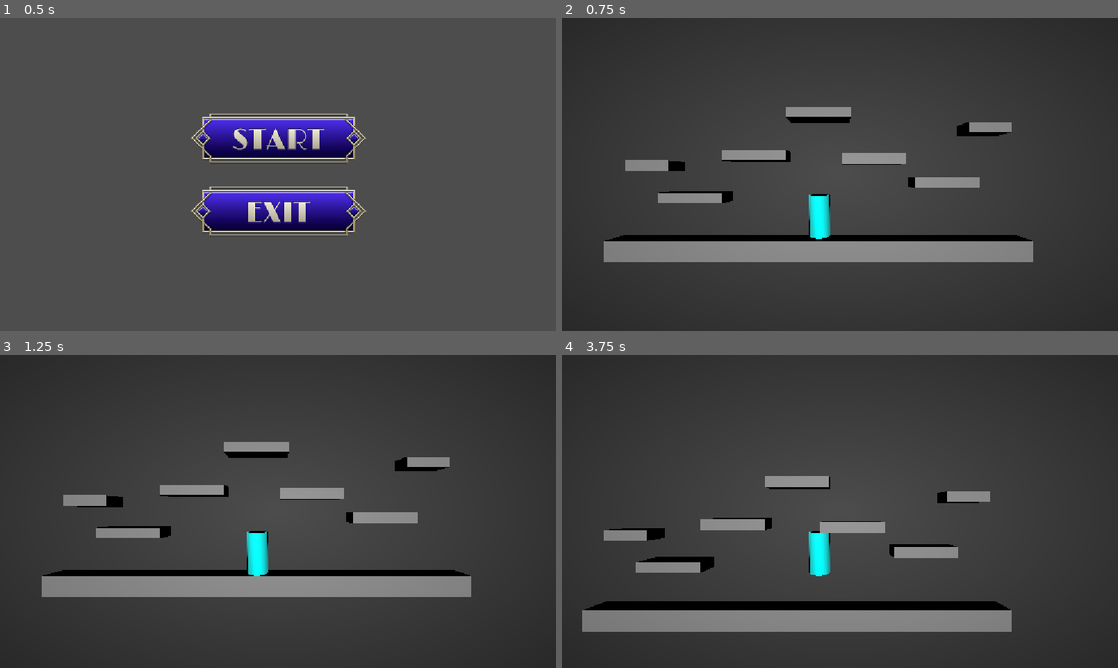
Above: before the commit, frames 1-4 (two rows, left to right).
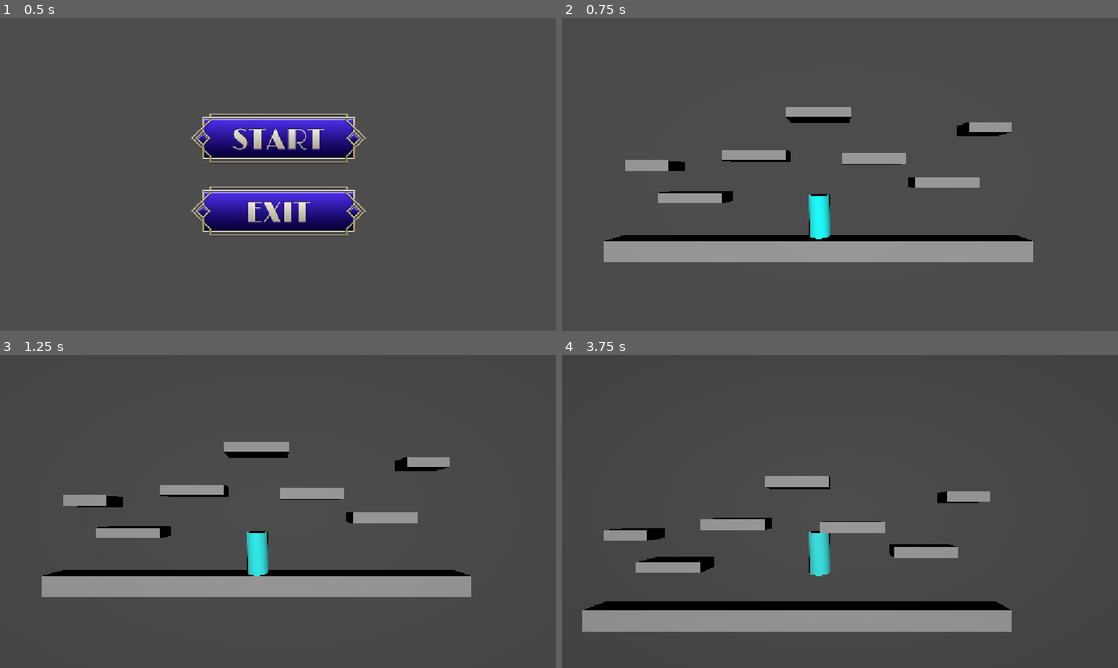
Above: after the commit, the same moments.

Repository: JoesRealAccount/ggj_2026
Game: Godot game, scene res://main_screen.tscn
Two runs of this game, one before a commit and one after it. Both use one fixed random seed, a clock stepped at 60 frames per second and the inputs below.
Inputs (mouse positions are in pixels of both pictures, inside the frame that each line leads up to):
- Up to frame 1 (0.5 s): no input
- Up to frame 2 (0.75 s): click (840, 136) at 0.5 s
- Up to frame 3 (1.25 s): no input
- Up to frame 4 (3.75 s): tap Enter at 1.25 s; hold D (move_right) 1.28-2.03 s; tap W (jump) at 1.52, 2.27 s; hold Escape (back_to_menu) 2.03-2.75 s; click (840, 473) at 2.75 s; tap Space at 3.5 s; hold D (move_right) from 3.53 s (still down)

Frame 1 is identical in both runs. In frame 2, 19% of the frame differs, in the area x 0-100%, y 0-100%; in frame 3, 3.0%; in frame 4, 0.6%.

Commit message:
working on the shader

Diff:
--- a/main_level.tscn
+++ b/main_level.tscn
@@ -67,6 +67,7 @@
 anchor_bottom = 1.0
 grow_horizontal = 2
 grow_vertical = 2
+color = Color(1, 1, 1, 0)
 script = ExtResource("4_05as6")
 _screen_overlay_rect = NodePath(".")
 
--- a/shaders/shader_manager.gd
+++ b/shaders/shader_manager.gd
@@ -4,21 +4,14 @@
 
 @export_group("Overlay Color")
 
-@export var overlay_color: Color = Color.WHITE:
-	set(new_value):
-		new_value.a = overlay_color.a
-		return new_value
 
-@export var opacity: float = 1.0:
-	set(new_value):
-		overlay_color.a = new_value
-		return new_value
-
+@export var normal_color: Color = Color(0.0, 0.0, 1.0, 0.0)
+@export var overlay_color: Color = Color.BLACK
 
 
 func _ready() -> void:
-	_screen_overlay_rect.color = overlay_color
-	# tween_to_newscale(3.0)
+	_screen_overlay_rect.color = normal_color
+	tween_to_newscale(3.0)
 
 func tween_to_newscale(tween_time_sec: float):
 	get_tree().create_tween().tween_property(_screen_overlay_rect, "color", overlay_color, tween_time_sec)
Not shown: 1 places in main_level.tscn that only renumber resources
